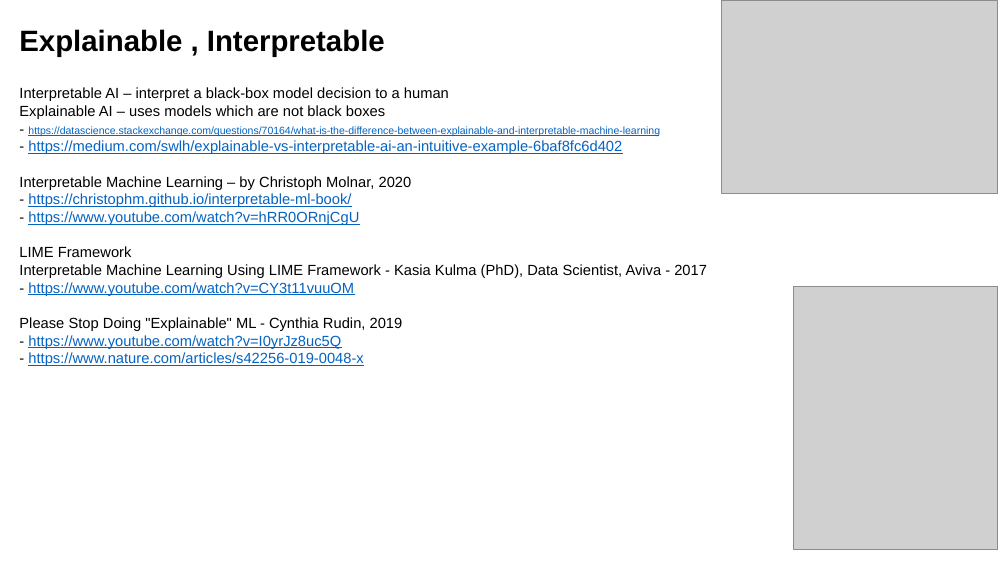
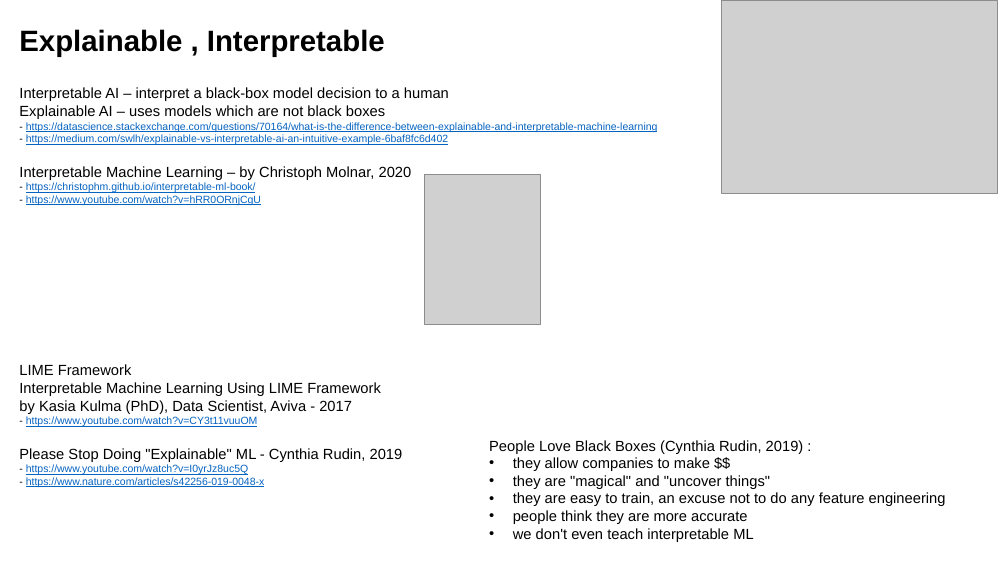
Before and after one commit to lselector/ml_ai_doc, a slide deck: slide 1 of Explainable_Interpretable.pptx. Drawn at 1008x567 pixels with LibreOffice and Linux fonts; fonts in the diff are those of the drawing; grey boxes stand for pictures. Boxes give left, top, right and bottom in pixels: in the first picture for what was removed or moved away, otherwise in the second. Text is boxed around its words. In the diff, an @@ line names an element or a change of style, - is before the commit and + after.

```diff
--- a/Explainable_Interpretable.pptx
+++ b/Explainable_Interpretable.pptx
@@ text at bbox=[26, 122, 658, 205]: size 14 to 10 pt in "-", "- https://medium.com/swlh/explainable-vs-interpretable-ai-an ...", "- https://christophm.github.io/interpretable-ml-book/", "- https://www.youtube.com/watch?v=hRR0ORnjCgU" @@
@@ picture: place and size @@
-picture at bbox=[794, 287, 997, 550]
+picture at bbox=[425, 175, 541, 324]
@@ text at bbox=[19, 246, 707, 366]: paragraphs removed @@
-LIME Framework
-Interpretable Machine Learning Using LIME Framework - Kasia Kulma (PhD), Data Scientist, Aviva - 2017
-- https://www.youtube.com/watch?v=CY3t11vuuOM
-Please Stop Doing "Explainable" ML - Cynthia Rudin, 2019
-- https://www.youtube.com/watch?v=I0yrJz8uc5Q
-- https://www.nature.com/articles/s42256-019-0048-x
@@ text added at bbox=[19, 364, 403, 487], 14 pt, text #000000 @@
+LIME Framework
+Interpretable Machine Learning Using LIME Framework
+by Kasia Kulma (PhD), Data Scientist, Aviva - 2017
+- https://www.youtube.com/watch?v=CY3t11vuuOM
+Please Stop Doing "Explainable" ML - Cynthia Rudin, 2019
+- https://www.youtube.com/watch?v=I0yrJz8uc5Q
+- https://www.nature.com/articles/s42256-019-0048-x
@@ text added at bbox=[489, 440, 946, 542], 14 pt, text #000000 @@
+People Love Black Boxes (Cynthia Rudin, 2019) :
+• they allow companies to make $$
+• they are "magical" and "uncover things"
+• they are easy to train, an excuse not to do any feature engineering
+• people think they are more accurate
+• we don't even teach interpretable ML
```
Also in this commit, not shown: 4 other files.
